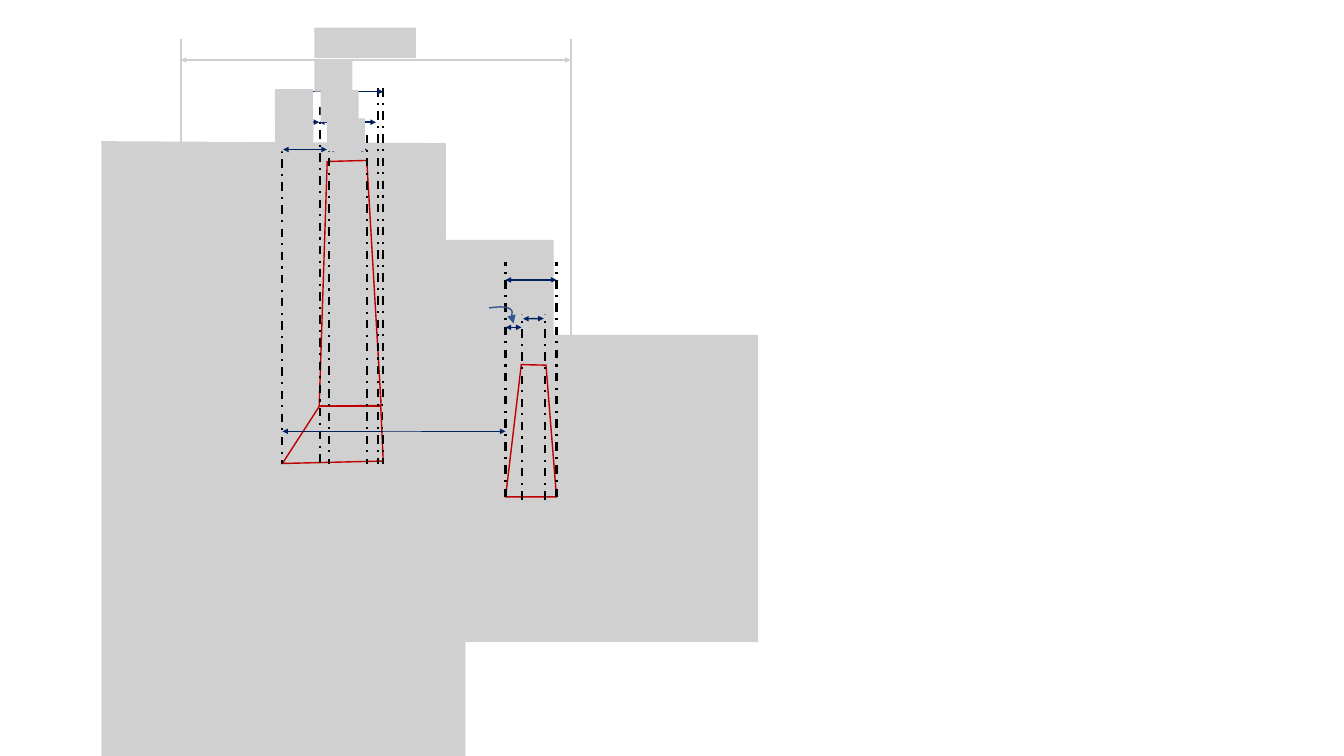
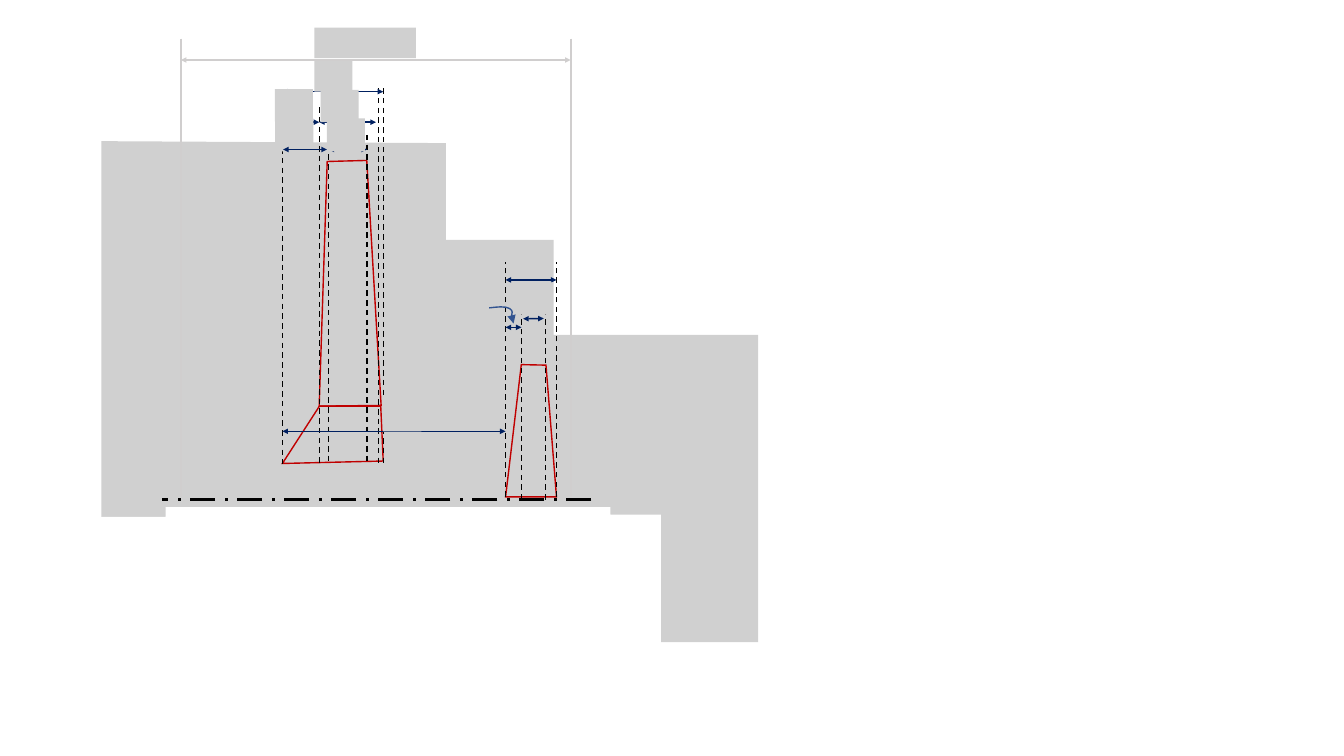
Before and after one commit to KantouniasA/flightDynamics, a slide deck: slide 2 of TechnicalReport/Figures.pptx. Drawn at 1344x756 pixels with LibreOffice and Linux fonts; fonts in the diff are those of the drawing; grey boxes stand for pictures. Boxes give left, top, right and bottom in pixels: in the first picture for what was removed or moved away, otherwise in the second. Text is boxed around its words. In the diff, an @@ line names an element or a change of style, - is before the commit and + after.

```diff
--- a/TechnicalReport/Figures.pptx
+++ b/TechnicalReport/Figures.pptx
@@ line (378, 89) - (378, 464): stroke #000000 1.5 pt dashed to #000000 1 pt dashed @@
@@ line (383, 89) - (383, 464): stroke #000000 1.5 pt dashed to #000000 1 pt dashed @@
@@ line (282, 90) - (282, 464): stroke #000000 1.5 pt dashed to #000000 1 pt dashed @@
@@ line (320, 107) - (320, 464): stroke #000000 1.5 pt dashed to #000000 1 pt dashed @@
@@ line (329, 135) - (329, 464): stroke #000000 1.5 pt dashed to #000000 1 pt dashed @@
@@ line (367, 135) - (367, 464): stroke #000000 1.5 pt dashed to #000000 1 pt dashed @@
@@ line (506, 497) - (506, 262): stroke #000000 1.5 pt dashed to #000000 1 pt dashed @@
@@ line (557, 497) - (557, 262): stroke #000000 1.5 pt dashed to #000000 1 pt dashed @@
@@ line (522, 500) - (522, 307): stroke #000000 1.5 pt dashed to #000000 1 pt dashed @@
@@ line (545, 500) - (545, 307): stroke #000000 1.5 pt dashed to #000000 1 pt dashed @@
@@ freeform shape added at <box>88,508,660,756</box>, fill #FFFFFF, outline #FFFFFF 1 pt @@
@@ line added from (592, 500) to (162, 500), #000000 2.25 pt dashed @@
```
Also in this commit, not shown: 1 other file.
